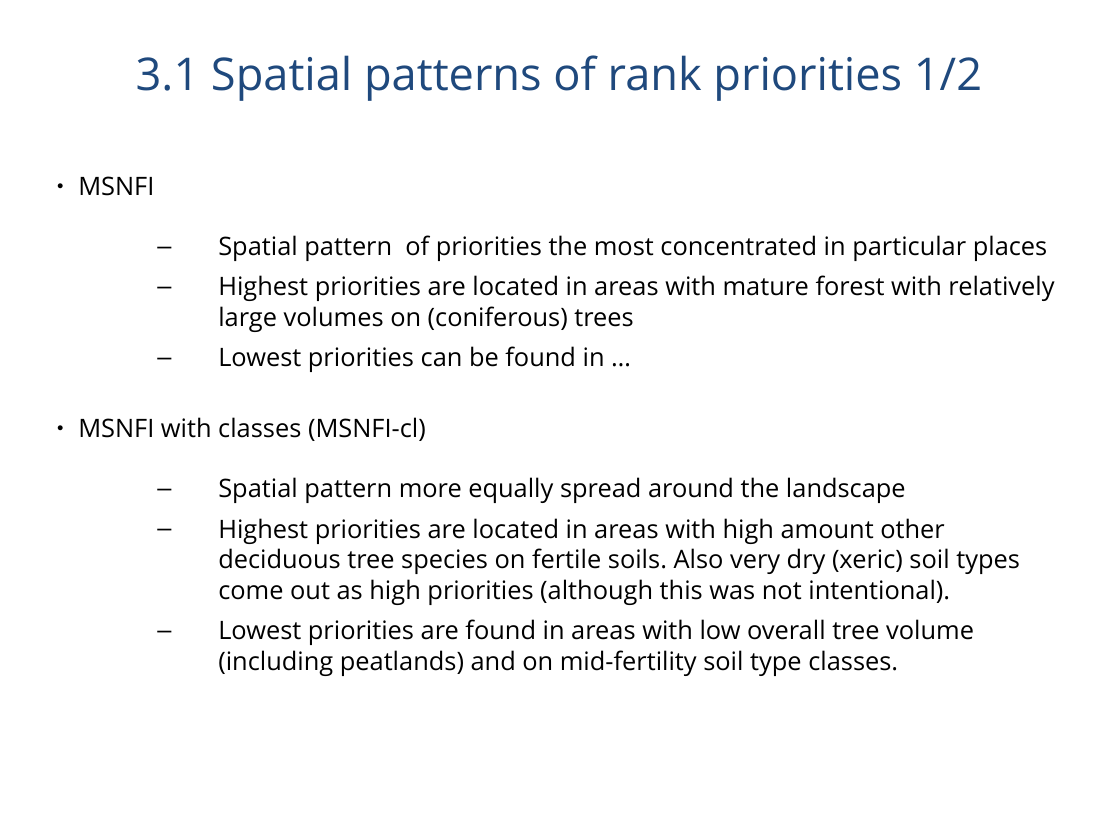
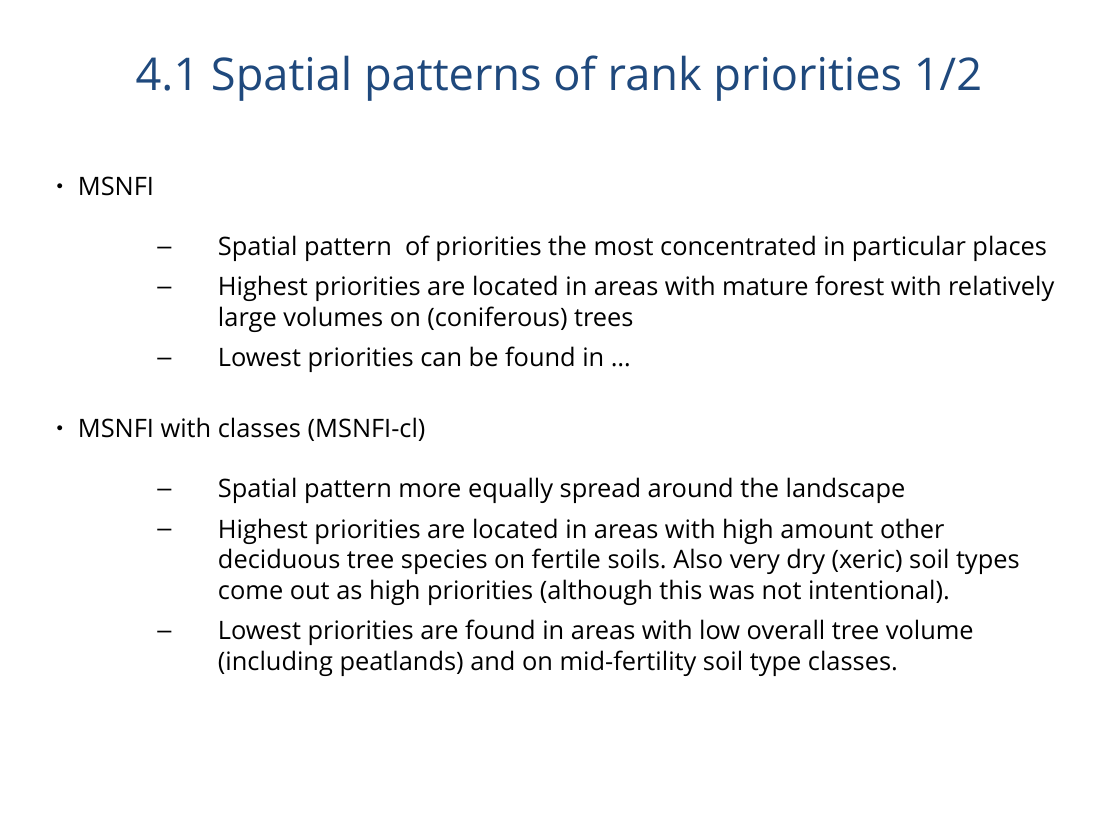
Before and after one commit to jlehtoma/validityms, a slide deck: slide 26 of reports/validity_ms_outline.ppt (slide 24 before the commit). Drawn at 1120x840 pixels with LibreOffice and Linux fonts; fonts in the diff are those of the drawing. Boxes give left, top, right and bottom in pixels: in the first picture for what was removed or moved away, otherwise in the second. Text is boxed around its words. In the diff, an @@ line names an element or a change of style, - is before the commit and + after.

```diff
--- a/reports/validity_ms_outline.ppt
+++ b/reports/validity_ms_outline.ppt
@@ title at <box>136,55,982,101</box>: text changed @@
-3.1 Spatial patterns of rank priorities 1/2
+4.1 Spatial patterns of rank priorities 1/2
```
Also in this commit, not shown: 18 other slides changed, 2 slides added, 1 other file.
